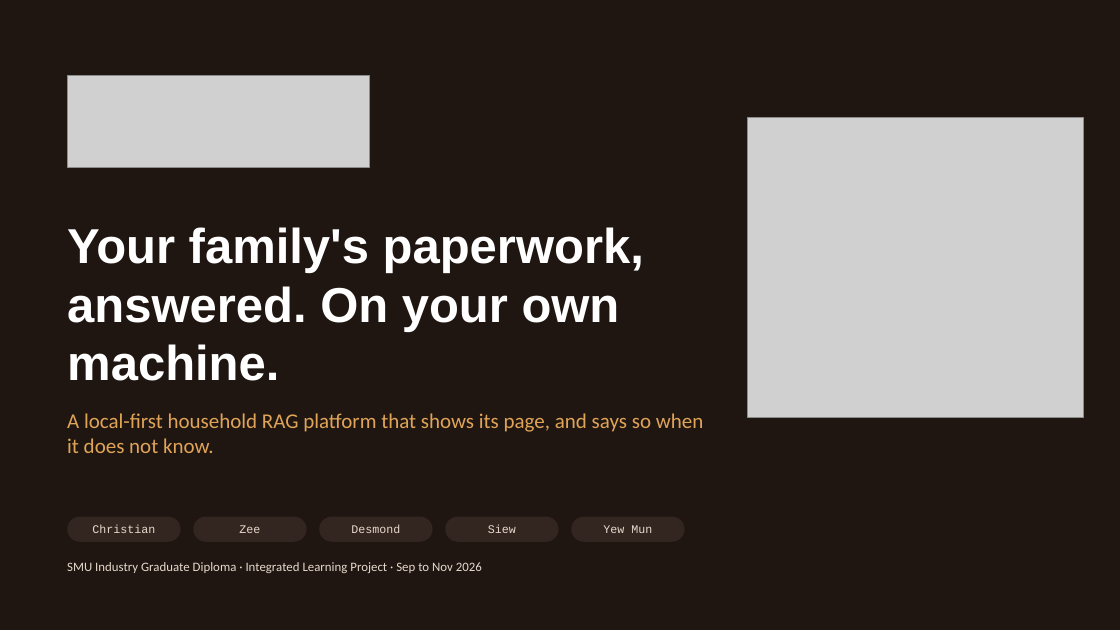
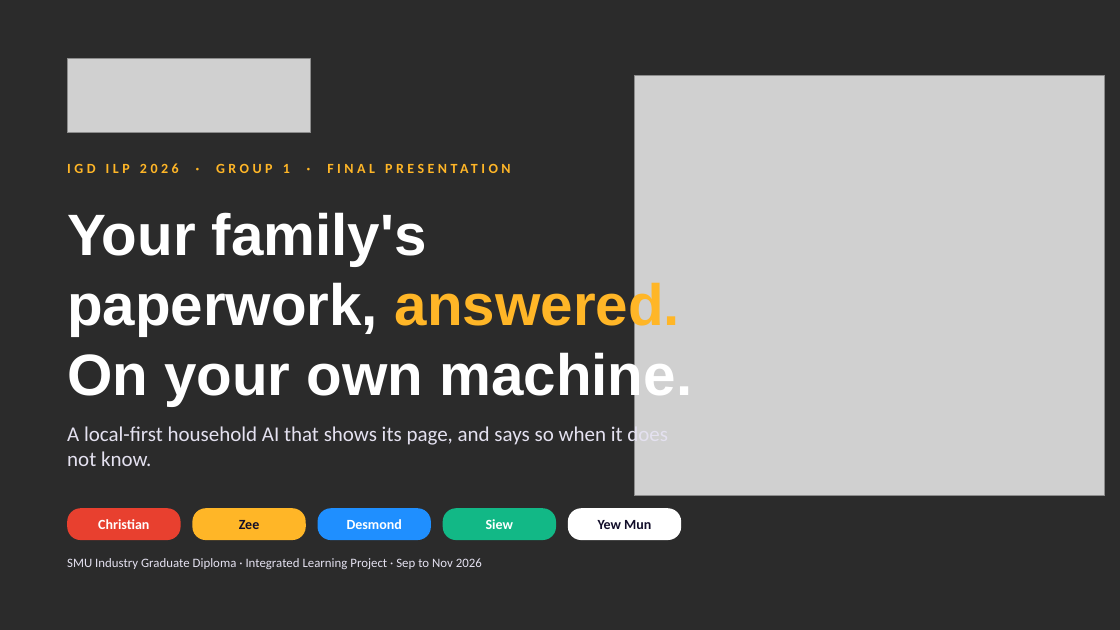
Before and after one commit to feynman82/igd-capstone-2026, a slide deck: slide 1 of docs/report/Project Parrot Showcase.pptx. Drawn at 1120x630 pixels with LibreOffice and Linux fonts; fonts in the diff are those of the drawing; grey boxes stand for pictures; background and template pictures are left out; a plain dark background stands for a picture behind light text. Boxes give left, top, right and bottom in pixels: in the first picture for what was removed or moved away, otherwise in the second. Text is boxed around its words. In the diff, an @@ line names an element or a change of style, - is before the commit and + after.

```diff
--- a/docs/report/Project Parrot Showcase.pptx
+++ b/docs/report/Project Parrot Showcase.pptx
@@ background #1F1612 to picture (left out) @@
@@ picture: place and size @@
-picture at [67,76,370,167]
+picture at [67,59,311,133]
@@ picture: place and size @@
-picture at [748,118,1084,418]
+picture at [634,76,1105,496]
@@ text added at [67,163,290,173], 12 pt, text #FFB627, bold @@
+IGD ILP 2026 · GROUP 1 · FINAL PRESENTATION
@@ title "Your family's paperwork, answered. On ...": place and size @@
-title "Your family's paperwork, answered. On ..." at [67,227,644,381]
+title "Your family's paperwork, answered. On ..." at [67,212,693,406]
@@ title "Your family's paperwork, answered. On ..." at [67,212,693,406]: size 42 to 50 pt; text colour #FFFFFF to #FFB627 in "answered." @@
@@ text at [67,423,668,466]: text changed; text colour #E0A458 to #E4E1F0 @@
-A local-first household RAG platform that shows its page, and says so when it does not know.
+A local-first household AI that shows its page, and says so when it does not know.
@@ rounded rectangle "Christian": place and size @@
-rounded rectangle "Christian" at [67,517,181,542]
+rounded rectangle "Christian" at [67,508,181,540]
@@ rounded rectangle "Christian" at [67,508,181,540]: size 10 to 12 pt, font Courier New to Calibri, text colour #E6D9CC to #FFFFFF, bold on; fill #33251F to #E8402F; proportions changed @@
@@ rounded rectangle "Zee": place and size @@
-rounded rectangle "Zee" at [193,517,307,542]
+rounded rectangle "Zee" at [192,508,306,540]
@@ rounded rectangle "Zee" at [192,508,306,540]: size 10 to 12 pt, font Courier New to Calibri, text colour #E6D9CC to #120E2A, bold on; fill #33251F to #FFB627; proportions changed @@
@@ rounded rectangle "Desmond": place and size @@
-rounded rectangle "Desmond" at [319,517,433,542]
+rounded rectangle "Desmond" at [318,508,431,540]
@@ rounded rectangle "Desmond" at [318,508,431,540]: size 10 to 12 pt, font Courier New to Calibri, text colour #E6D9CC to #FFFFFF, bold on; fill #33251F to #1F8FFF; proportions changed @@
@@ rounded rectangle "Siew": place and size @@
-rounded rectangle "Siew" at [445,517,559,542]
+rounded rectangle "Siew" at [443,508,556,540]
@@ rounded rectangle "Siew" at [443,508,556,540]: size 10 to 12 pt, font Courier New to Calibri, text colour #E6D9CC to #FFFFFF, bold on; fill #33251F to #12B886; proportions changed @@
@@ rounded rectangle "Yew Mun": place and size @@
-rounded rectangle "Yew Mun" at [571,517,685,542]
+rounded rectangle "Yew Mun" at [568,508,681,540]
@@ rounded rectangle "Yew Mun" at [568,508,681,540]: size 10 to 12 pt, font Courier New to Calibri, text colour #E6D9CC to #120E2A, bold on; fill #33251F to #FFFFFF; proportions changed @@
@@ text "SMU Industry Graduate Diploma · ..." at [67,558,482,569]: text colour #E6D9CC to #E4E1F0 @@
```
Also in this commit, not shown: 13 other slides changed, 1 slide added, 1 slide removed, 1 other file.
